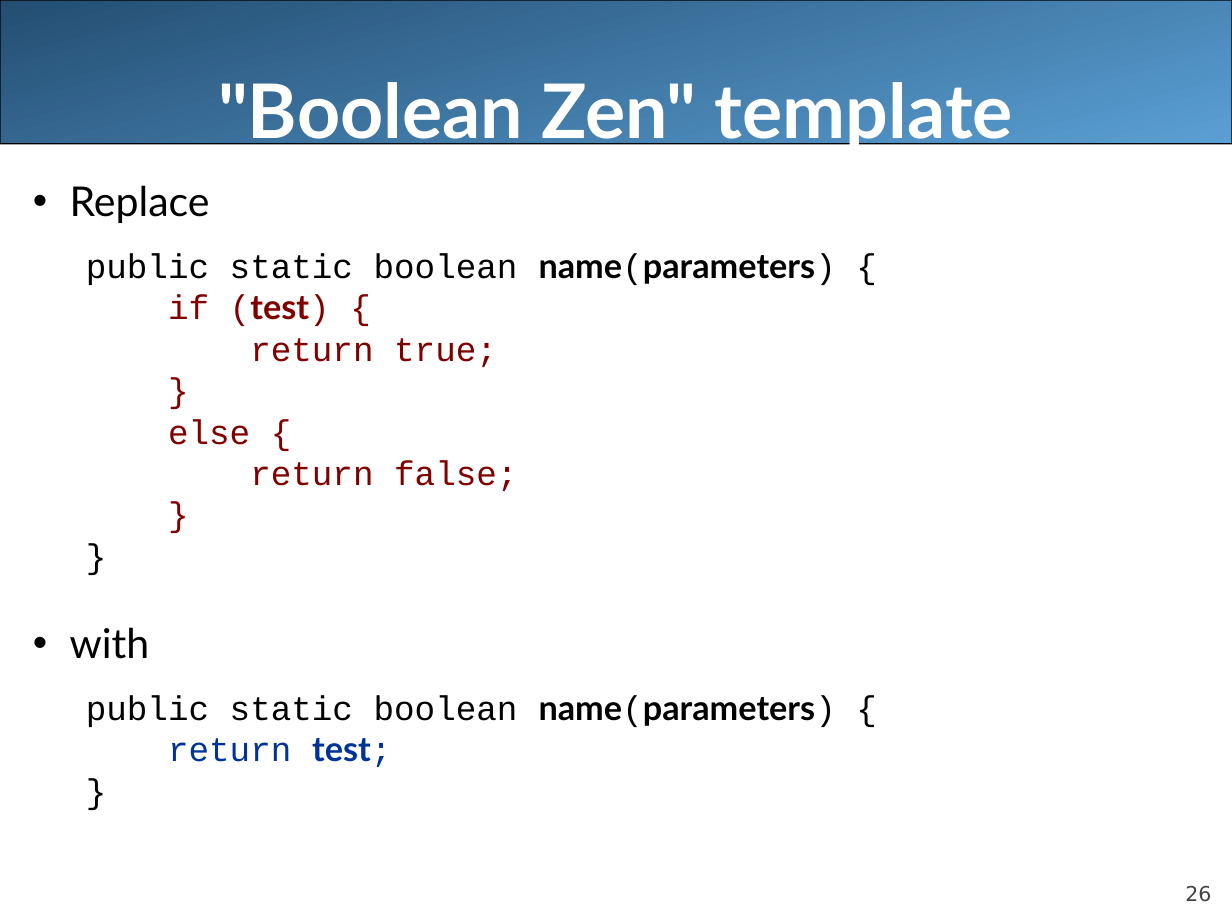
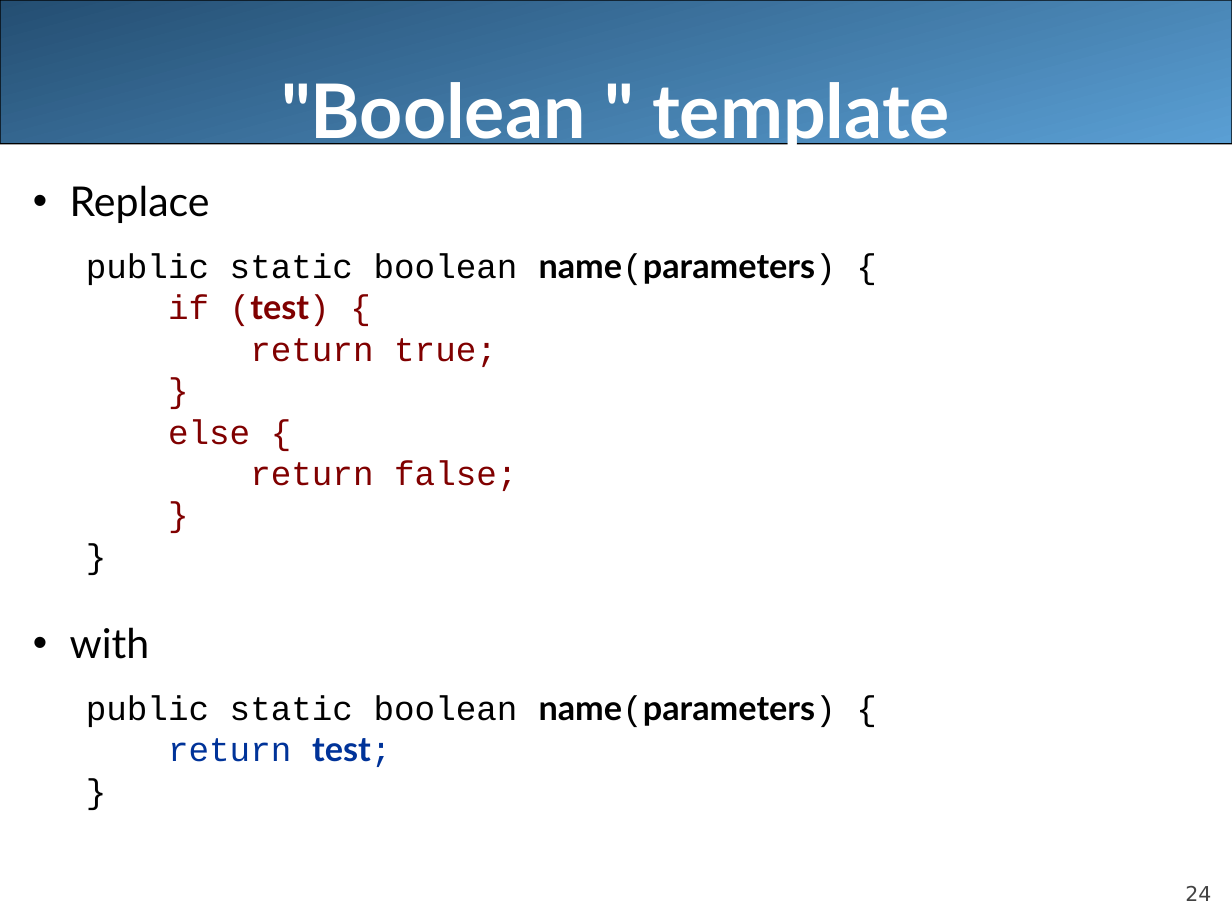
Before and after one commit to pinglee0/unit3, a slide deck: slide 24 of lecture8.ppt (slide 26 before the commit). Drawn at 1232x924 pixels with LibreOffice and Linux fonts; fonts in the diff are those of the drawing. Boxes give left, top, right and bottom in pixels: in the first picture for what was removed or moved away, otherwise in the second. Text is boxed around its words. In the diff, an @@ line names an element or a change of style, - is before the commit and + after.

```diff
--- a/lecture8.ppt
+++ b/lecture8.ppt
@@ title at (281, 82, 950, 152): text changed @@
-"Boolean Zen" template
+"Boolean " template
@@ page number at (1185, 886, 1211, 901): text changed @@
-26
+24
```
Also in this commit, not shown: 8 other slides changed, 4 slides removed, 10 other files.
